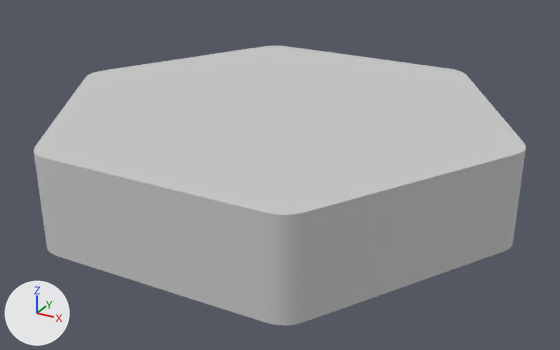
Two versions of the FBX model Assets/Models/Hexagon.fbx, one commit apart.
Rendered twice from a camera (50 mm lens) standing at (0.724, -1.31, 0.694) and looking at (0.018, -0.027, 0.052). The lights are fixed; the arrows at lower left show +X, +Y and +Z. Where no turn or scale is listed for an object, it has been applied to the vertices.

Names of what the first picture shows: 'Gengon001'.
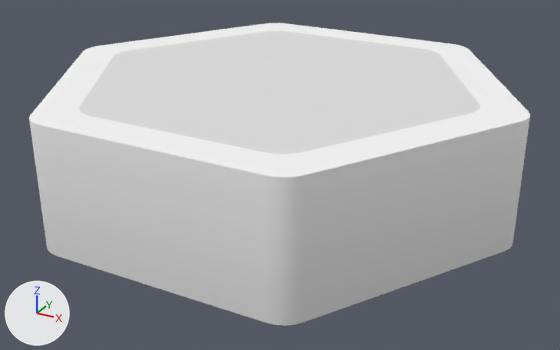
Boxes [x1, y1, x2, y2] around the edits, measured in the pictures (560 x 350 px):
'Gengon001', surface changed, reshaped (8% taller)
    before: [34, 46, 526, 326]
    after: [29, 23, 530, 326]
part 1 of me_mesh, built on
    before: [54, 49, 505, 204]
    after: [50, 26, 509, 167]
part 2 of me_mesh, surface changed
    both: [34, 149, 526, 326]

Edits to the bpy script that builds the scene:
```text
Add img_gradient_png:
    img_gradient_png = load_image('Gradient.png', '../Textures/Gradient.png', 32, 128, 'sRGB')
Change mat_hex:
    remove mat_hex.base_color = (0.588, 0.588, 0.588)  # light grey #cacaca
    add mat_hex.texture = img_gradient_png  # with its transparency
    mat_hex.roughness: 0.859 -> 0.9
Change me_mesh:
    used by ob_gengon001; location = (0.0, 0.0, 0.0)
    remove me_mesh.from_pydata(...)  # 108 vertices, 61 faces; spans x -0.5..0.5, y -0.433..0.433, z 0.0..0.191
    add me_mesh.from_pydata(...)  # 138 vertices, 91 faces; spans x -0.5..0.5, y -0.433..0.433, z 0.0..0.25
    me_mesh part 1
    12 vertices are removed from x -0.5..0.5, y -0.433..0.433, z 0.191
    1 face is deleted
    60 vertices in x -0.491..0.491, y -0.433..0.433, z 0.191 move by (0.0, 0.0, 0.059)
    42 vertices are added at x -0.5..0.5, y -0.433..0.433, z 0.25
    31 new faces join them
    me_mesh part 2: 60 kept faces spanning x -0.491..0.491, y -0.433..0.433, z 0.0..0.25 get new texture (UV) coordinates
```
